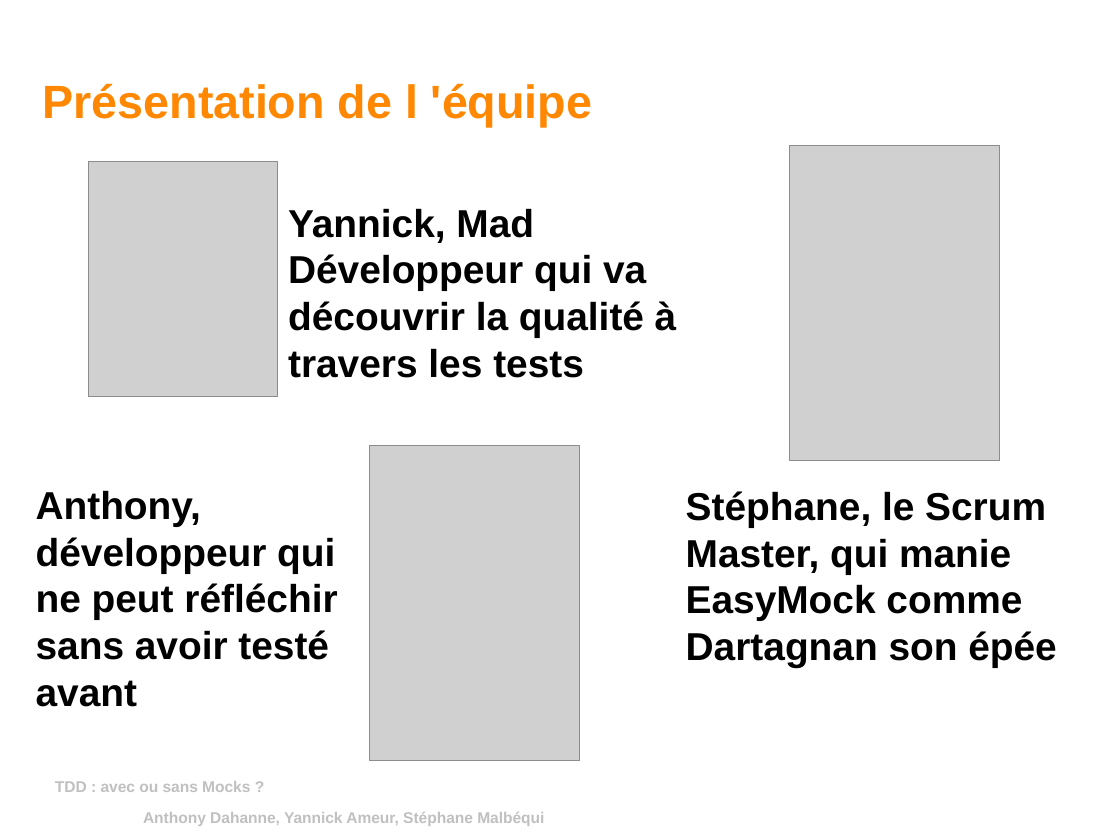
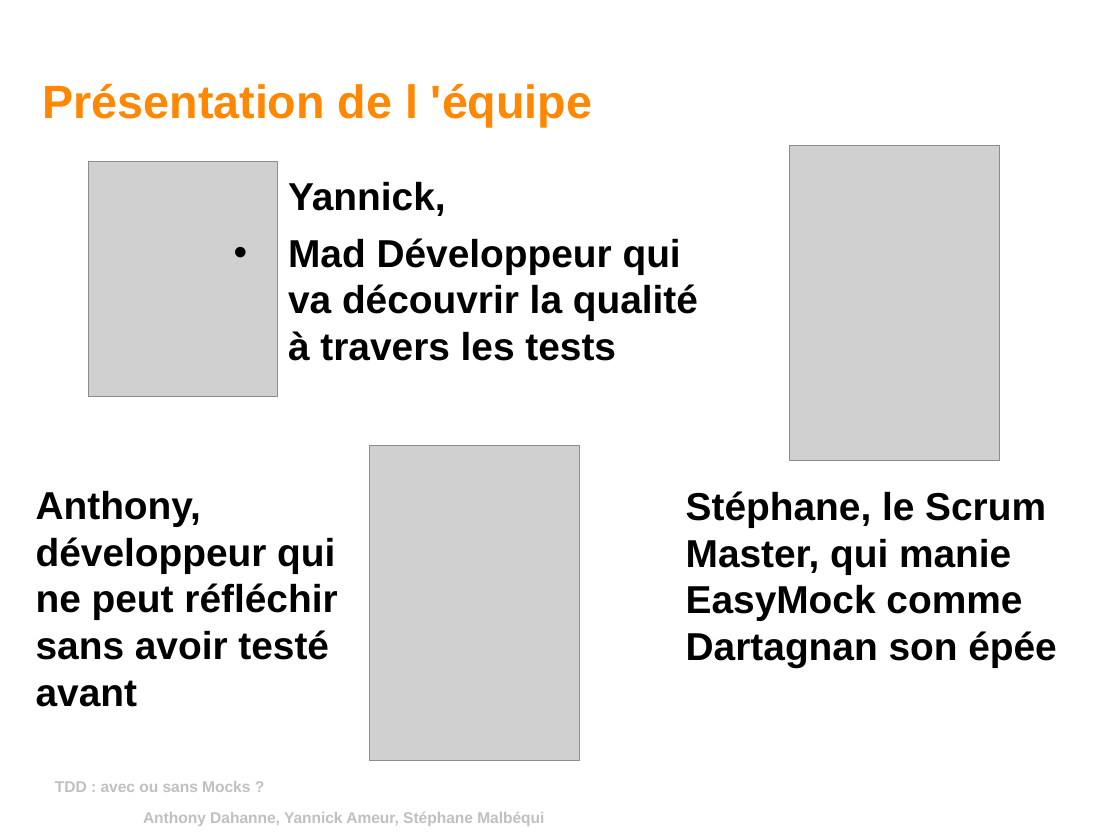
Before and after one commit to yannickameur/tddavecousansmock, a slide deck: slide 2 of tddavecousansmock/tdd_avec_ou_sans_mock.odp. Drawn at 1120x840 pixels with LibreOffice and Linux fonts; fonts in the diff are those of the drawing; grey boxes stand for pictures; background and template pictures are left out. Boxes give left, top, right and bottom in pixels: in the first picture for what was removed or moved away, otherwise in the second. Text is boxed around its words. In the diff, an @@ line names an element or a change of style, - is before the commit and + after.

```diff
--- a/tddavecousansmock/tdd_avec_ou_sans_mock.odp
+++ b/tddavecousansmock/tdd_avec_ou_sans_mock.odp
@@ text at (288, 181, 698, 361): text changed @@
-Yannick, Mad Développeur qui va découvrir la qualité à travers les tests
+Yannick,
+• Mad Développeur qui va découvrir la qualité à travers les tests
```
Also in this commit, not shown: 8 other slides changed, 1 slide removed.
